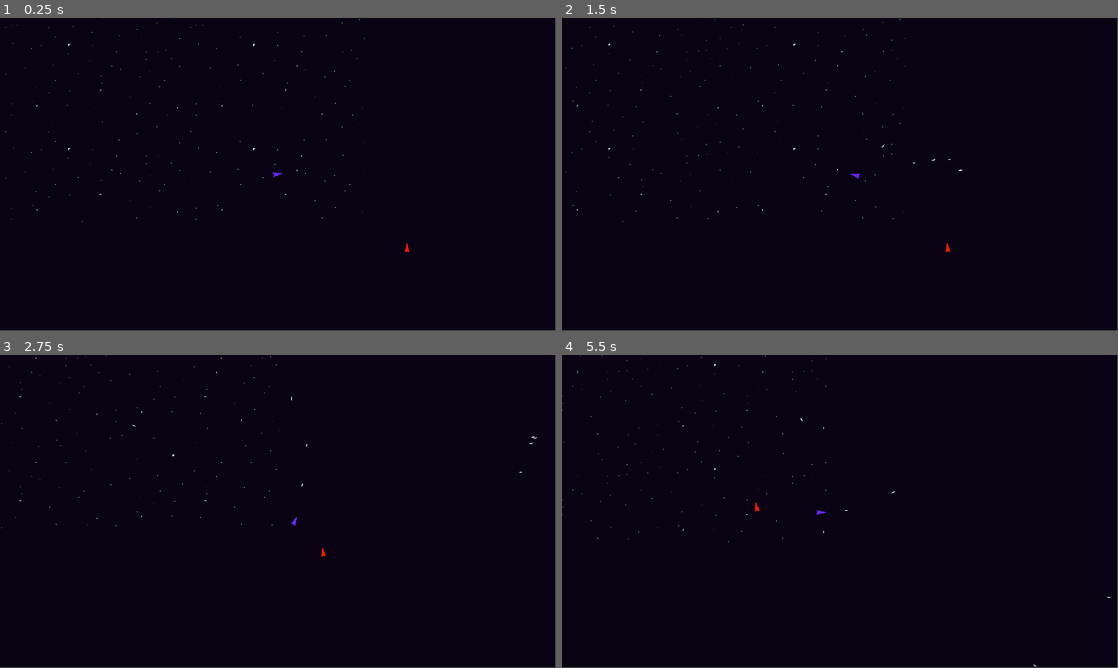
Above: before the commit, frames 1-4 (two rows, left to right).
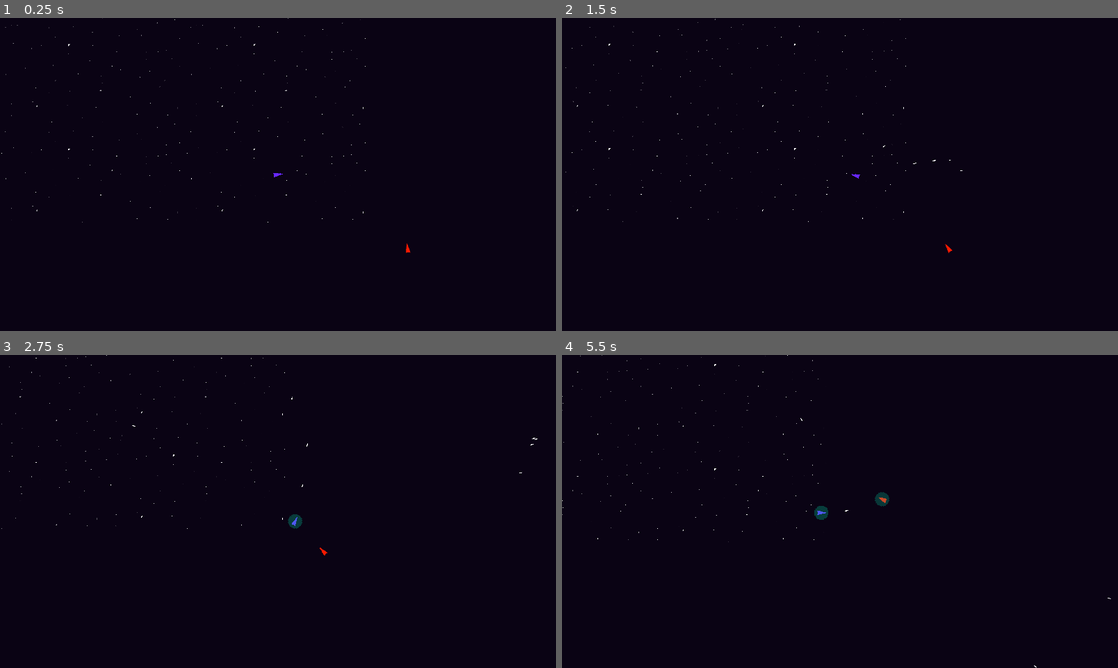
Above: after the commit, the same moments.

Repository: BloopHD/IntoTheVoid
Game: Godot game, scene res://scenes/world/world.tscn
Same seed, same stepped clock (60 frames per second), same inputs: the game is played once before the commit and once after it.
Inputs (mouse positions are in pixels of both pictures, inside the frame that each line leads up to):
- Up to frame 1 (0.25 s): no input
- Up to frame 2 (1.5 s): tap Enter at 0.5 s; move the mouse to (962, 158) at 0.52 s; press the mouse at (962, 158) at 0.53 s; hold D (move_right) 0.53-1.28 s; move the mouse to (728, 190) at 1.27 s; release the mouse at (728, 190) at 1.28 s; hold S (move_down) from 1.28 s (still down); right-click (728, 190) at 1.35 s
- Up to frame 3 (2.75 s): move the mouse to (333, 442) at 2.02 s; release S (move_down) at 2.03 s; press the mouse at (333, 442) at 2.03 s; hold D (move_right) from 2.03 s (still down)
- Up to frame 4 (5.5 s): move the mouse to (812, 574) at 2.77 s; release D (move_right) at 2.78 s; release the mouse at (812, 574) at 2.78 s; hold W (move_up) 2.78-3.53 s; right-click (812, 574) at 2.85 s; click (812, 574) at 2.92 s; move the mouse to (1006, 558) at 3.52 s; press the mouse at (1006, 558) at 3.53 s; hold A (move_left) 3.53-5.03 s; move the mouse to (673, 464) at 4.27 s; release the mouse at (673, 464) at 4.28 s; right-click (673, 464) at 4.35 s; move the mouse to (867, 511) at 5.02 s; press the mouse at (867, 511) at 5.03 s; hold S (move_down) from 5.03 s (still down)
In our replay, the window is 799x449 before the commit and 800x450 after it. These sizes can differ from the game's own. Grey fills any space a smaller window leaves; there, only what the larger window draws over its background counts as a difference.

The runs differ from the first frame. In frame 1, 0.1% of the frame differs, in the area x 0-74%, y 0-76%; in frame 2, 0.1%; in frame 3, 0.2%; in frame 4, 0.3%, in the area x 0-99%, y 0-100%.

Commit message:
Push
Push

Diff:
--- a/project.godot
+++ b/project.godot
@@ -19,6 +19,7 @@
 
 window/size/viewport_width=1920
 window/size/viewport_height=1080
+window/stretch/mode="viewport"
 
 [editor_plugins]
 
--- a/scenes/enemies/enemy_attack_state.gd
+++ b/scenes/enemies/enemy_attack_state.gd
@@ -9,6 +9,7 @@
 
 func _physics_process(delta: float) -> void:
 	actor.move_func(delta, actor.player.position)
+	actor.rotate_function(actor.player.position)
 	actor.try_to_shoot()
 
 
--- a/scenes/enemies/enemy_aware_state.gd
+++ b/scenes/enemies/enemy_aware_state.gd
@@ -10,6 +10,7 @@
 
 func _physics_process(delta: float) -> void:
 	actor.move_func(delta, actor.player.position)
+	actor.rotate_function(actor.player.position)
 
 
 func _enter_state() -> void:
--- a/scenes/enemies/enemy_chase_state.gd
+++ b/scenes/enemies/enemy_chase_state.gd
@@ -10,8 +10,8 @@
 	pass
 
 func _physics_process(delta) -> void:
-	# actor.enemy_rotation(actor.player.position)
 	actor.move_func(delta, actor.player.position)
+	actor.rotate_function(actor.player.position)
 
 func _enter_state() -> void:
 	set_physics_process(true)
--- a/scenes/enemies/enemy_retreat_state.gd
+++ b/scenes/enemies/enemy_retreat_state.gd
@@ -8,7 +8,8 @@
 
 
 func _physics_process(delta: float) -> void:
-	actor.move_func(delta, -actor.player.position)
+	actor.move_func(delta, actor.player.position)
+	actor.rotate_function((actor.player.position - actor.position))
 	actor.try_to_shoot()
 
 
--- a/scenes/enemies/simple_enemy.gd
+++ b/scenes/enemies/simple_enemy.gd
@@ -6,7 +6,7 @@
 @export var max_speed: int = 750
 @export var acceleration: int = 70
 @export var friction: int = 50
-@export var rotational_accel: float = .1
+@export var rotational_accel: float = 1
 
 @export var health: int = 100
 
@@ -50,9 +50,9 @@
 #	check_health()
 
 
-func move_func(delta: float, moveTowards: Vector2):
+func move_func(delta: float, move_direction: Vector2) -> void:
 
-	move_direction = (moveTowards - position).normalized()
+	move_direction = (move_direction - position).normalized()
 
 	var current_rotation_vector: Vector2 = Vector2(cos(rotation), sin(rotation))
 	var current_forward_angle: float = rad_to_deg(move_direction.angle_to(current_rotation_vector)) - NINETY_DEGREES_DEG
@@ -61,16 +61,16 @@
 
 	var forward_angle_max: float = 30
 
-	rotate_func(get_rotation_angle(moveTowards))
+	#rotate_func(get_rotation_angle(player_position))
 
 
 	# TODO - This really needs to be refactored, and player_in_range does not quite work.
 
-	if current_state == enemy_chase_state || current_state == enemy_retreat_state:
+	if current_state == enemy_chase_state || current_state == enemy_retreat_state || current_state == enemy_attack_state:
 		if current_forward_angle < forward_angle_max && current_forward_angle > -forward_angle_max:
 			print("FORWARD")
 			player_in_range = true
-			#velocity = lerp(velocity, move_direction * max_speed, delta * acceleration / ONE_HUNDRED)
+			velocity = lerp(velocity, move_direction * max_speed, delta * acceleration / ONE_HUNDRED)
 
 		else:
 			print("NOT")
@@ -91,13 +91,22 @@
 	rotation_degrees = rad_to_deg(lerp_angle(global_rotation, angle, rotational_accel / ONE_HUNDRED))
 
 
-func get_rotation_angle(moveTowards: Vector2) -> float:
+func get_rotation_angle(player_position: Vector2) -> float:
 
-	look_direction = (moveTowards - position).normalized()
+	look_direction = (player_position - position).normalized()
 
 	var angle: float = look_direction.angle() + NINETY_DEGREES_RAD
 
 	return angle
+
+
+func rotate_function(aim_position: Vector2 = Vector2.ZERO) -> void:
+
+	look_direction = (aim_position - position).normalized()
+
+	var angle: float = look_direction.angle() + NINETY_DEGREES_RAD
+
+	rotation_degrees = rad_to_deg(lerp_angle(global_rotation, angle, rotational_accel / ONE_HUNDRED))
 
 
 func try_to_shoot():
--- a/scenes/laser/laser.gd
+++ b/scenes/laser/laser.gd
@@ -16,7 +16,7 @@
 		player_speed = value
 
 
-func _physics_process(delta) -> void:
+func _physics_process(delta: float) -> void:
 
 	force_direction = movement_vector.rotated(rotation)
 	global_position += force_direction * (speed + player_speed) * delta
Not shown: 1 places in scenes/world/world.tscn that only renumber resources
